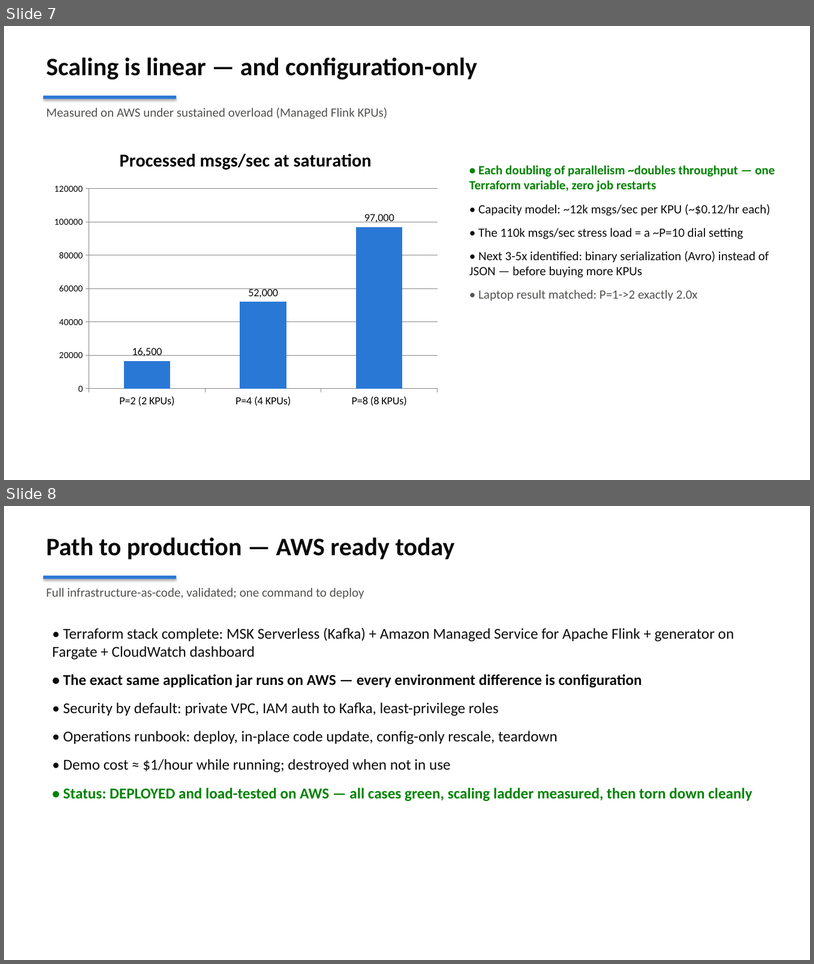
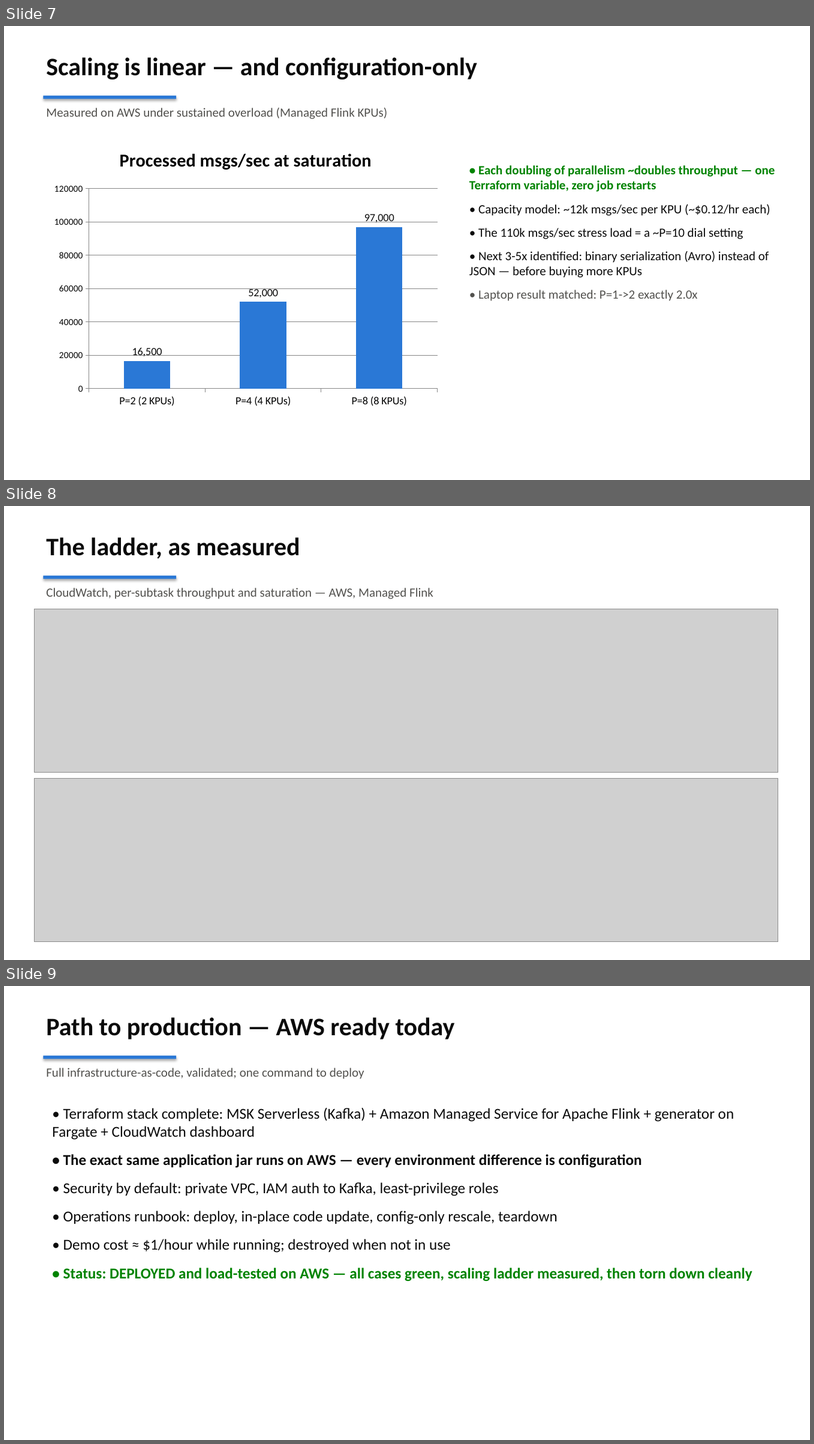
Before and after one commit to jimzucker/flink-fable5, a slide deck: docs/flink-demo-exec-briefing.pptx. Shown one above the other, each under a label of ours: slides 7 and 8 before the commit, slides 7, 8 and 9 after it. The pictures are 814x964 and 814x1444 pixels, drawn with LibreOffice and Linux fonts; fonts in the diff are those of the drawing; grey boxes stand for pictures. Boxes give left, top, right and bottom in pixels: in the first picture for what was removed or moved away, otherwise in the second. Text is boxed around its words. In the diff, an @@ line names an element or a change of style, - is before the commit and + after.

```diff
--- a/docs/flink-demo-exec-briefing.pptx
+++ b/docs/flink-demo-exec-briefing.pptx
@@ slide 8 added at box(4, 506, 810, 960), background #FFFFFF @@
@@ text added at box(46, 537, 300, 559), 30 pt, text #0B0B0B, bold @@
+The ladder, as measured
@@ rectangle added at box(44, 576, 176, 579), fill #2A78D6 @@
@@ text added at box(46, 588, 434, 599), 15 pt, text #52514E @@
+CloudWatch, per-subtask throughput and saturation — AWS, Managed Flink
@@ picture added at box(34, 609, 779, 772) @@
@@ picture added at box(34, 778, 779, 942) @@
@@ what was slide 8 is now slide 9 @@
```
Also in this commit, not shown: 6 other files.
